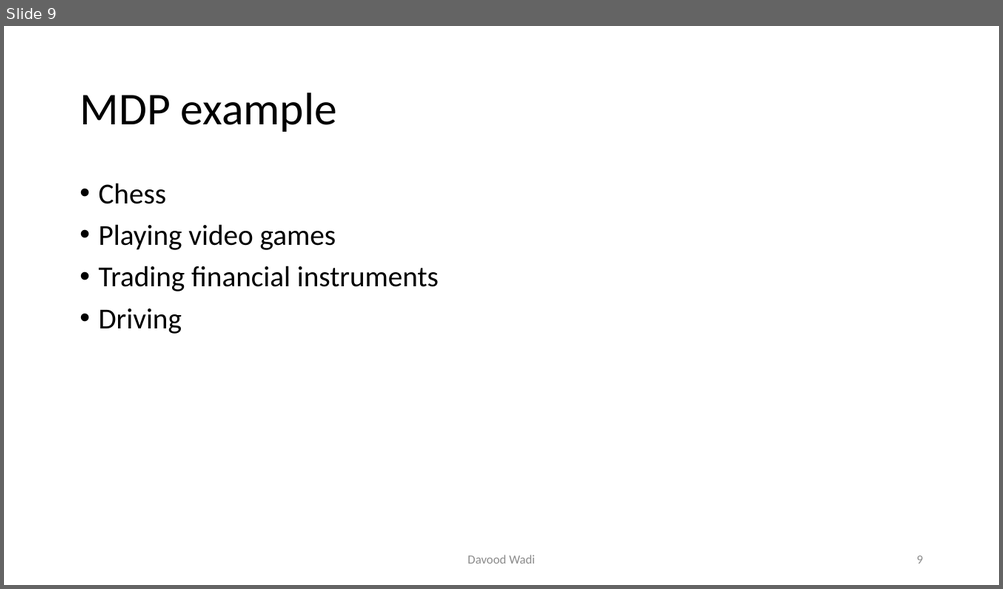
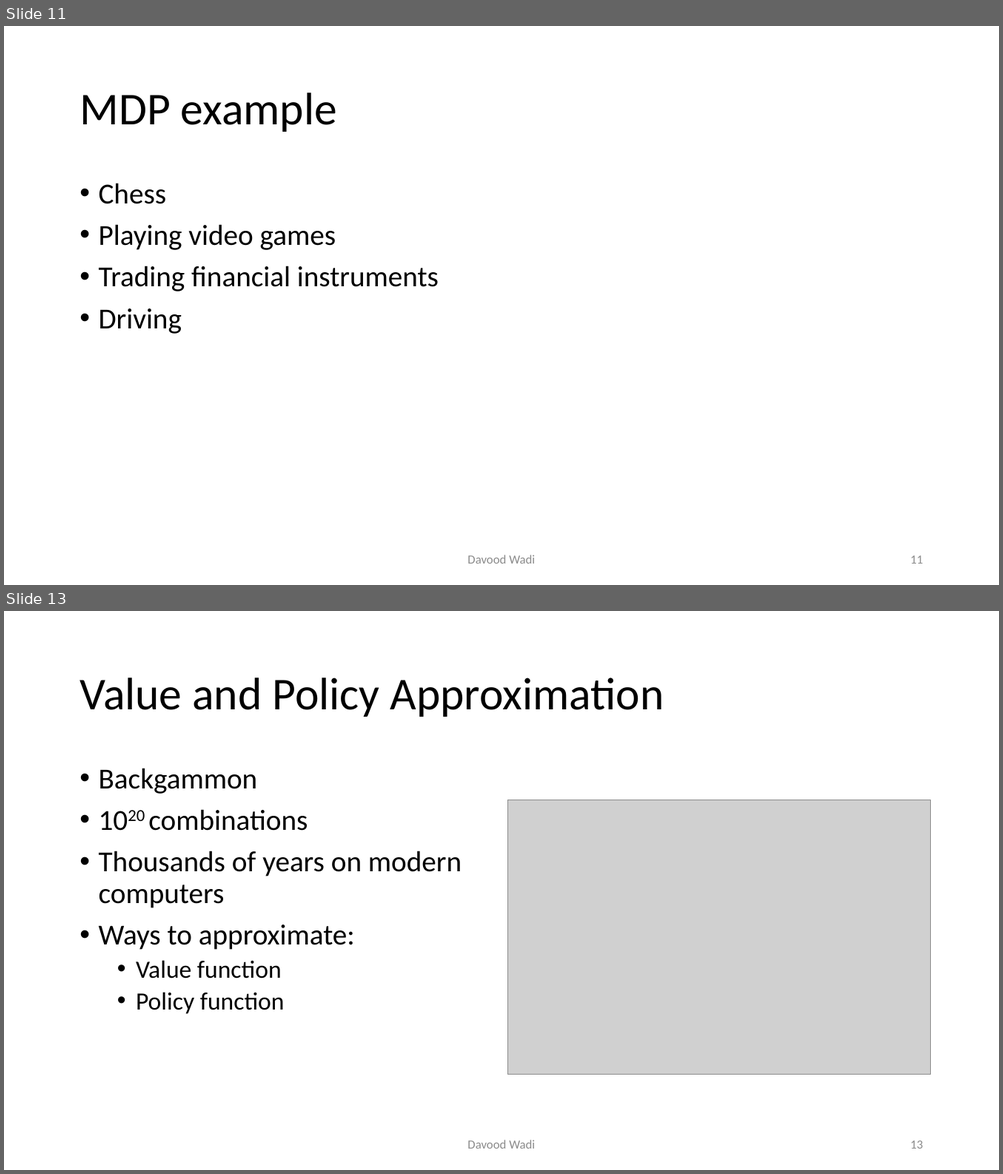
Before and after one commit to davoodwadi/davoodwadi.github.io, a slide deck: RL/RL1_slides.pptx. Shown one above the other, each under a label of ours: slide 9 before the commit, slides 11 and 13 after it; the slides between them are not shown. The pictures are 1003x589 and 1003x1174 pixels, drawn with LibreOffice and Linux fonts; fonts in the diff are those of the drawing; grey boxes stand for pictures; background and template pictures are left out. Boxes give left, top, right and bottom in pixels: in the first picture for what was removed or moved away, otherwise in the second. Text is boxed around its words. In the diff, an @@ line names an element or a change of style, - is before the commit and + after.

Commit message:
rl2

```diff
--- a/RL/RL1_slides.pptx
+++ b/RL/RL1_slides.pptx
@@ slide 13 added at (x1=4, y1=611, x2=999, y2=1170), background #FFFFFF @@
@@ title added at (x1=79, y1=678, x2=664, y2=717), 44 pt, text #000000 @@
+Value and Policy Approximation
@@ text added at (x1=99, y1=768, x2=461, y2=1014), 28 pt, text #000000 @@
+• Backgammon
+• 1020 combinations
+• Thousands of years on modern computers
+• Ways to approximate:
+  • Value function
+  • Policy function
@@ picture added at (x1=508, y1=800, x2=930, y2=1075) @@
@@ text added at (x1=467, y1=1140, x2=535, y2=1149), 12 pt, text #8C8C8C @@
+Davood Wadi
@@ page number added at (x1=910, y1=1141, x2=922, y2=1149), 12 pt, text #8C8C8C @@
+13
@@ what was slide 9 is now slide 11 @@
@@ page number at (x1=910, y1=556, x2=922, y2=564): text changed @@
-9
+11
```
Also in this commit, not shown: 6 other slides added.
